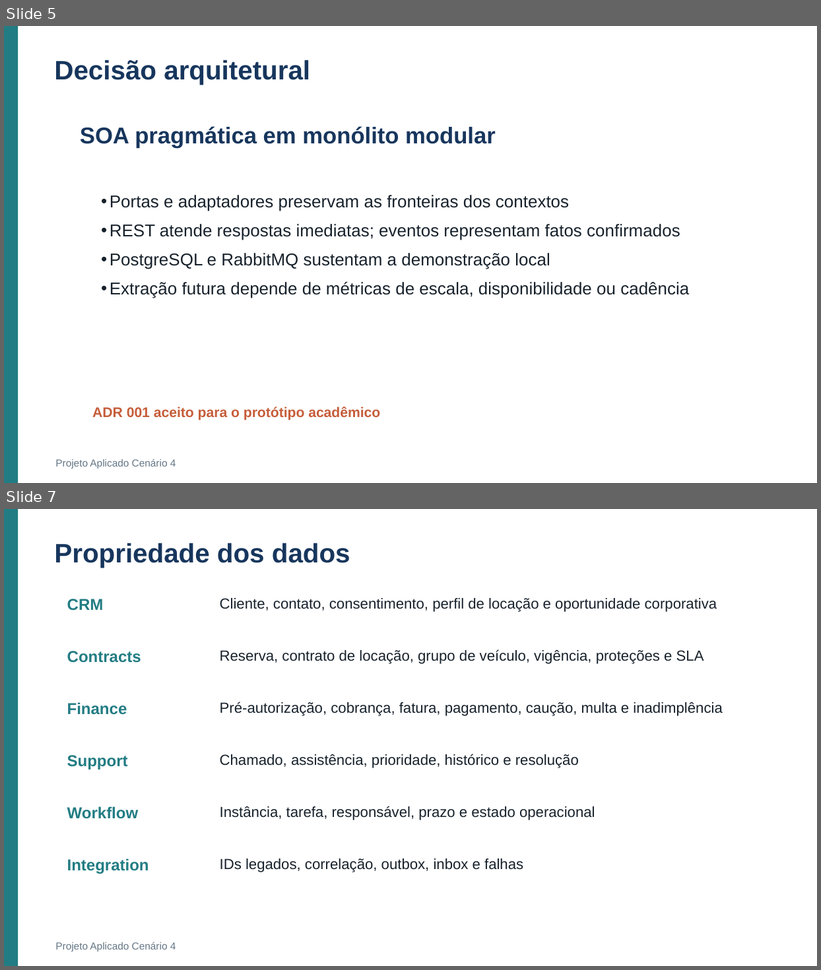
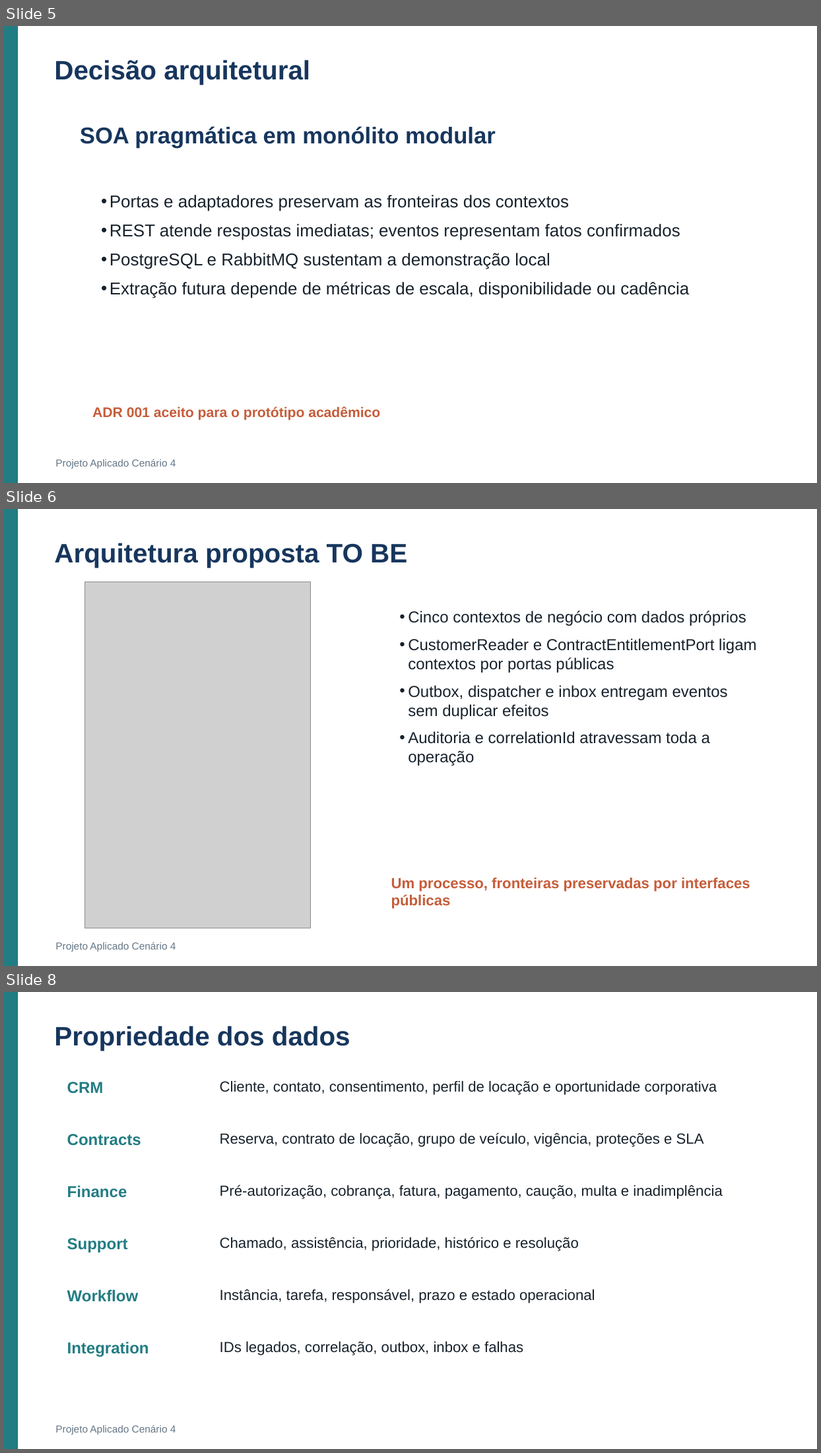
Before and after one commit to Roger-Quinelato/projetoAplicado7, a slide deck: output/Apresentacao_Cenario_4.pptx. Shown one above the other, each under a label of ours: slides 5 and 7 before the commit, slides 5, 6 and 8 after it; the slides between them are not shown. The pictures are 821x970 and 821x1453 pixels, drawn with LibreOffice and Linux fonts; fonts in the diff are those of the drawing; grey boxes stand for pictures. Boxes give left, top, right and bottom in pixels: in the first picture for what was removed or moved away, otherwise in the second. Text is boxed around its words. In the diff, an @@ line names an element or a change of style, - is before the commit and + after.

```diff
--- a/output/Apresentacao_Cenario_4.pptx
+++ b/output/Apresentacao_Cenario_4.pptx
@@ slide 6 added at (x1=4, y1=509, x2=817, y2=966), background #FFFFFF @@
@@ rectangle added at (x1=4, y1=509, x2=18, y2=966), fill #227C83 @@
@@ text added at (x1=54, y1=543, x2=407, y2=568), 31.5 pt, text #17365D, bold @@
+Arquitetura proposta TO BE
@@ picture added at (x1=85, y1=582, x2=311, y2=929) @@
@@ text added at (x1=408, y1=611, x2=756, y2=766), 18.8 pt, text #17212B @@
+• Cinco contextos de negócio com dados próprios
+• CustomerReader e ContractEntitlementPort ligam contextos por portas públicas
+• Outbox, dispatcher e inbox entregam eventos sem duplicar efeitos
+• Auditoria e correlationId atravessam toda a operação
@@ text added at (x1=391, y1=878, x2=750, y2=909), 17.2 pt, text #C65D3A, bold @@
+Um processo, fronteiras preservadas por interfaces públicas
@@ text added at (x1=55, y1=942, x2=176, y2=952), 12 pt, text #657786 @@
+Projeto Aplicado Cenário 4
@@ what was slide 7 is now slide 8 @@
```
Also in this commit, not shown: 7 slides changed, 4 other slides added, 2 slides removed, 1 other file.
